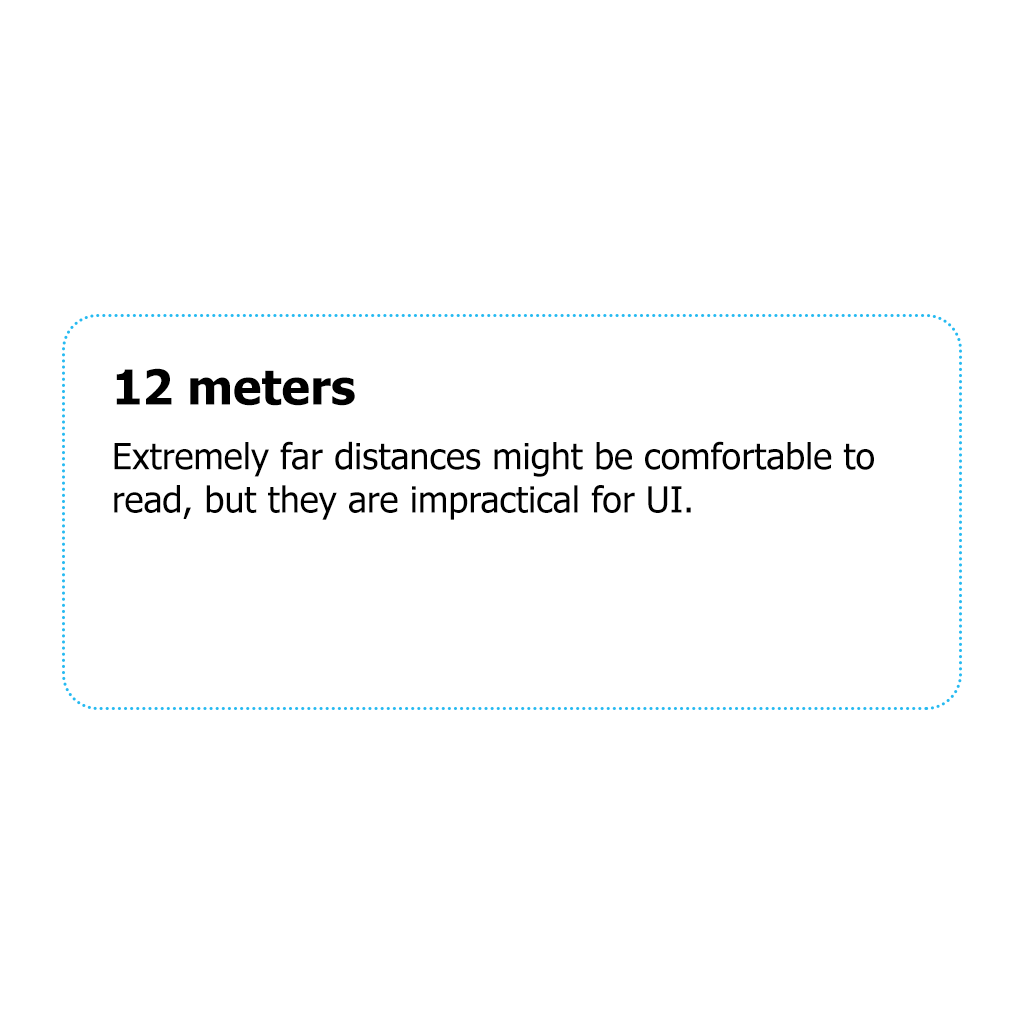
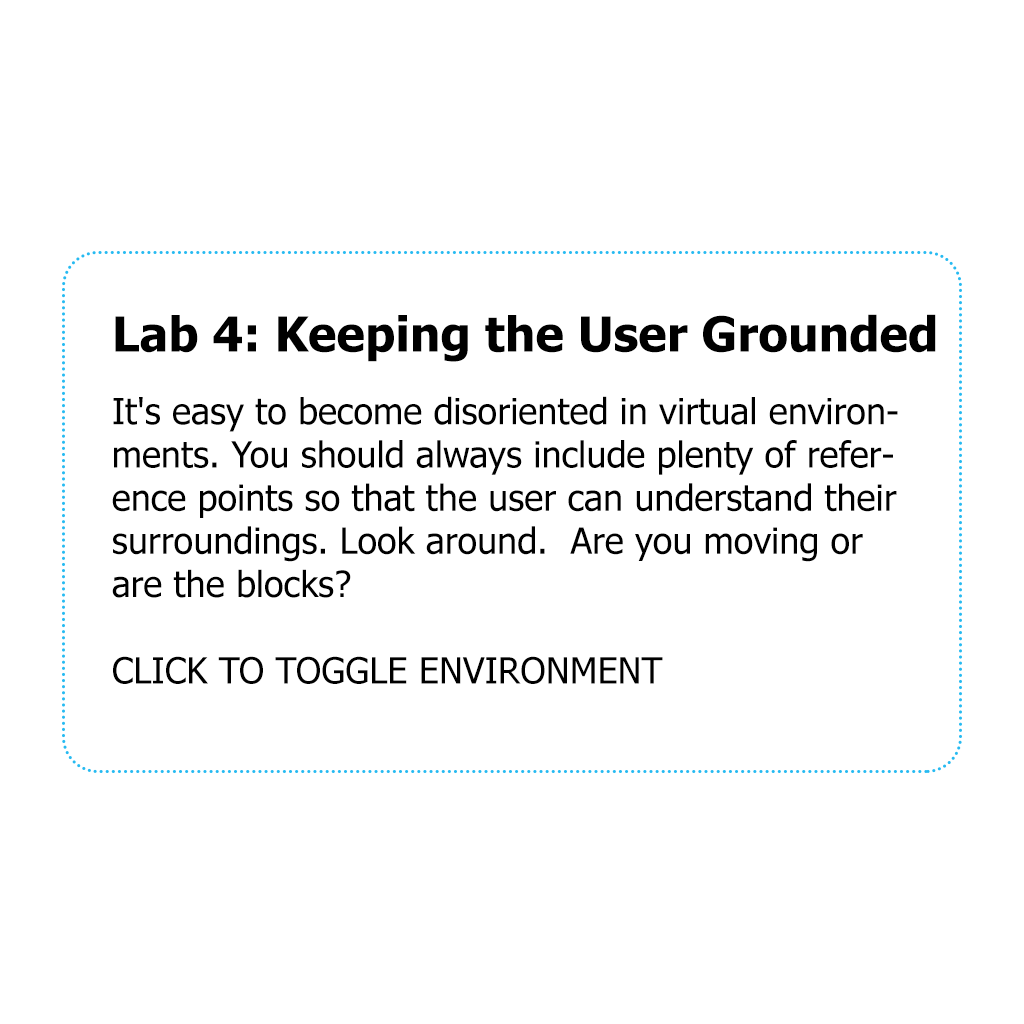
Layer changes from the first (1024, 1024) image to the second:
added layer "Lab4 Content" above "Lab2 12 meters" over 112, 396, 898, 684
hid "Lab2 12 meters" over 114, 441, 874, 520
added layer "Lab4 Title" above "Lab2 12 Title" over 115, 314, 936, 362
hid "Lab2 12 Title" over 116, 368, 355, 406
showed "Background2" over 62, 251, 962, 773
hid "Background1" over 62, 314, 962, 710
